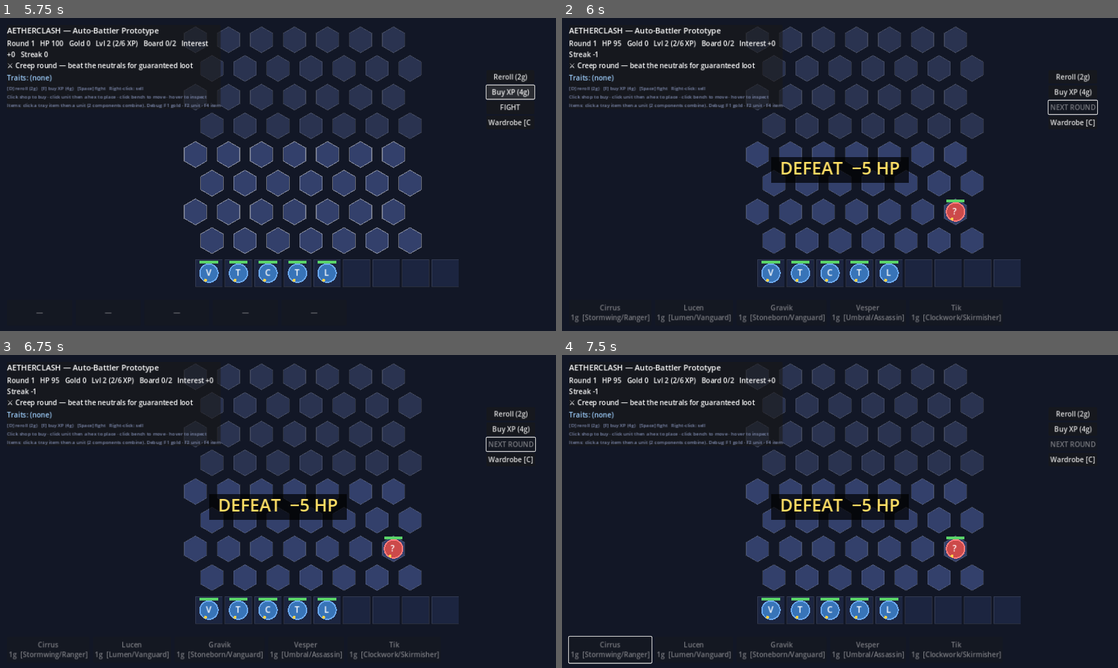
Above: before the commit, frames 1-4 (two rows, left to right).
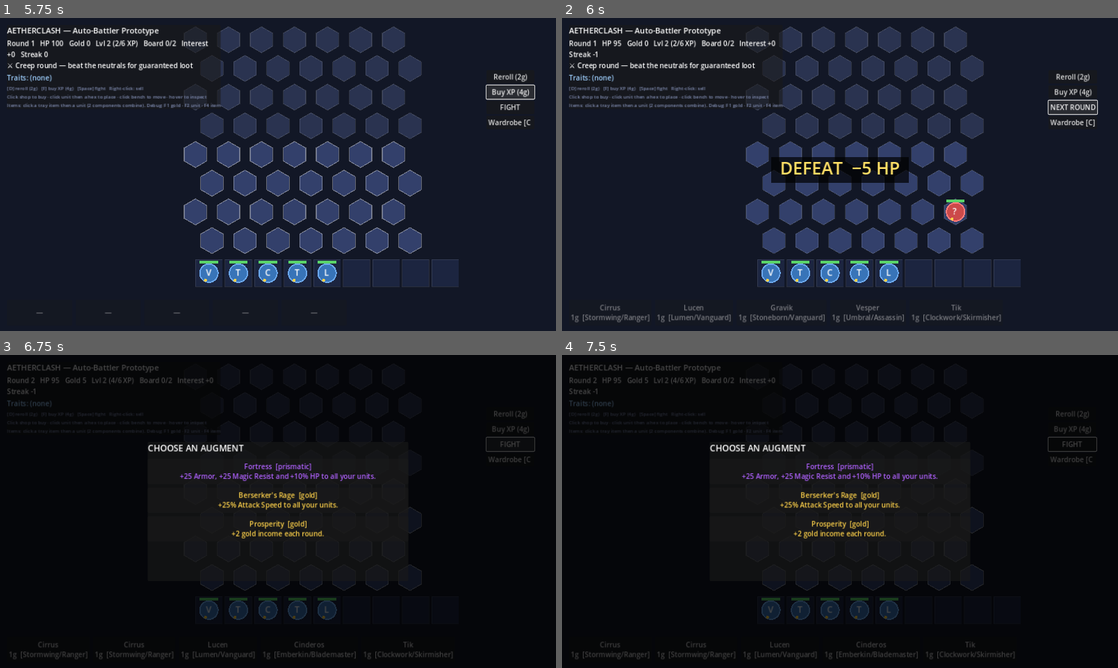
Above: after the commit, the same moments.

Repository: jeremygubler/testing
Game: Godot game, scene res://src/presentation/Main.tscn
Two runs of this game, one before a commit and one after it. Both use one fixed random seed, a clock stepped at 60 frames per second and the inputs below.
Inputs (mouse positions are in pixels of both pictures, inside the frame that each line leads up to):
- Up to frame 1 (5.75 s): click "Vesper 1g [Umbral/Assassin]" at 0.5 s; click "Tik 1g [Clockwork/Skirmisher]" at 1.25 s; click "Cirrus 1g [Stormwing/Ranger]" at 2 s; click "Tik 1g [Clockwork/Skirmisher]" at 2.75 s; click "Lucen 1g [Lumen/Vanguard]" at 3.5 s; click "Reroll (2g)" at 4.25 s; click "Buy XP (4g)" at 5 s
- Up to frame 2 (6 s): click "FIGHT" at 5.75 s
- Up to frame 3 (6.75 s): click (511, 445) at 6.5 s, where only the run after the commit has a clickable "NEXT ROUND"
- Up to frame 4 (7.5 s): click (612, 649) at 7.25 s, where only the run after the commit has a clickable "Cirrus 1g [Stormwing/Ranger]"

Frame 1 is identical in both runs. In frame 2, 0.1% of the frame differs, in the area x 87-96%, y 27-30%; in frame 3, 80%; in frame 4, 80%, in the area x 0-100%, y 0-100%.

Commit message:
Fix: post-combat soft-lock — NEXT ROUND button + Space both dead in RESULT phase
After a fight the game entered the RESULT phase but there was no way to
advance to the next round:
- _refresh_ui() set the fight button text to NEXT ROUND but never cleared
  the disabled flag it had picked up during combat, so the button stayed
  greyed out.
- _on_action() returned early for any non-SHOP phase, so the Space key
  (Action.NEXT) did nothing on the result screen.

Re-enable the button in the RESULT branch and let Action.NEXT drive
_continue_to_next_round() when phase == RESULT.

Co-Authored-By: Claude Opus 4.8 <noreply@anthropic.com>
Claude-Session: https://claude.ai/code/session_01FR5ooowFZsBNDc1N3Bao3V

Diff:
--- a/autobattler/src/presentation/Main.gd
+++ b/autobattler/src/presentation/Main.gd
@@ -163,6 +163,11 @@
 
 
 func _on_action(action: int) -> void:
+	# NEXT doubles as "advance from the post-combat result screen", so it must
+	# work in the RESULT phase too — not only while shopping.
+	if action == IInputService.Action.NEXT and game.phase == GameState.Phase.RESULT:
+		_continue_to_next_round()
+		return
 	if not _in_shop():
 		return
 	match action:
@@ -824,6 +829,7 @@
 
 	if game.phase == GameState.Phase.RESULT:
 		_fight_button.text = "NEXT ROUND"
+		_fight_button.disabled = false
 	elif game.phase == GameState.Phase.GAME_OVER:
 		_fight_button.text = "GAME OVER"
 		_fight_button.disabled = true
